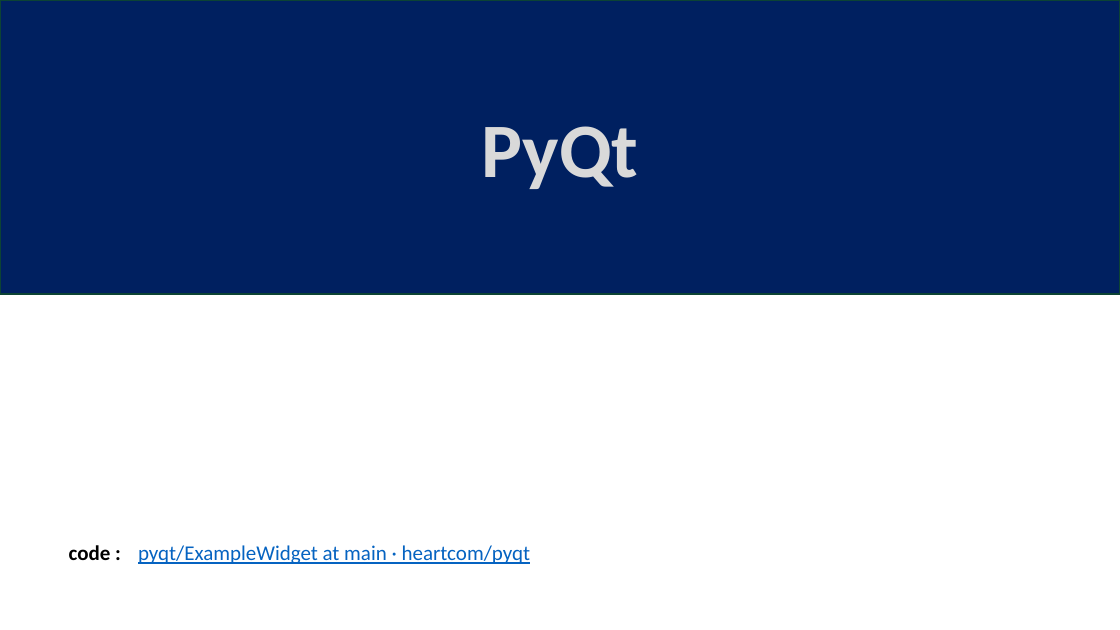
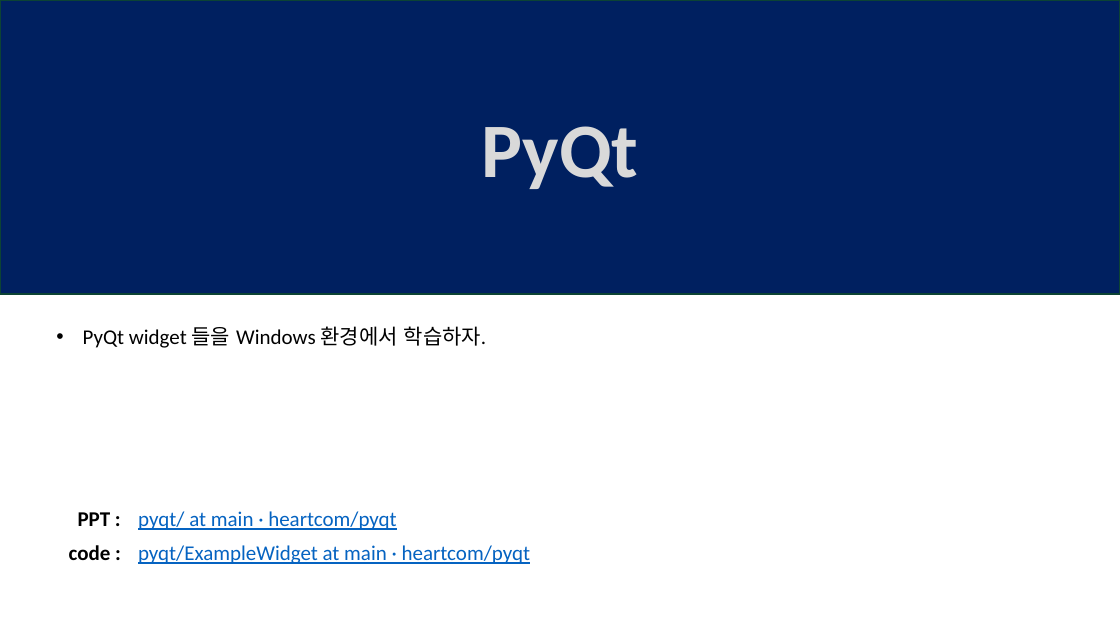
Before and after one commit to heartcom/pyqt, a slide deck: slide 1 of 01_PyQt_설치및위젯설명_2025.pptx. Drawn at 1120x630 pixels with LibreOffice and Linux fonts; fonts in the diff are those of the drawing. Boxes give left, top, right and bottom in pixels: in the first picture for what was removed or moved away, otherwise in the second. Text is boxed around its words. In the diff, an @@ line names an element or a change of style, - is before the commit and + after.

```diff
--- a/01_PyQt_설치및위젯설명_2025.pptx
+++ b/01_PyQt_설치및위젯설명_2025.pptx
@@ text added at (83, 326, 487, 348), 18 pt, text #000000 @@
+• PyQt widget 들을 Windows 환경에서 학습하자.
@@ text added at (78, 512, 111, 526), 18 pt, text #000000, bold @@
+PPT :
@@ text added at (138, 511, 396, 530), 18 pt, text #0563C1, underline @@
+pyqt/ at main · heartcom/pyqt
```
Also in this commit, not shown: 37 other files.
